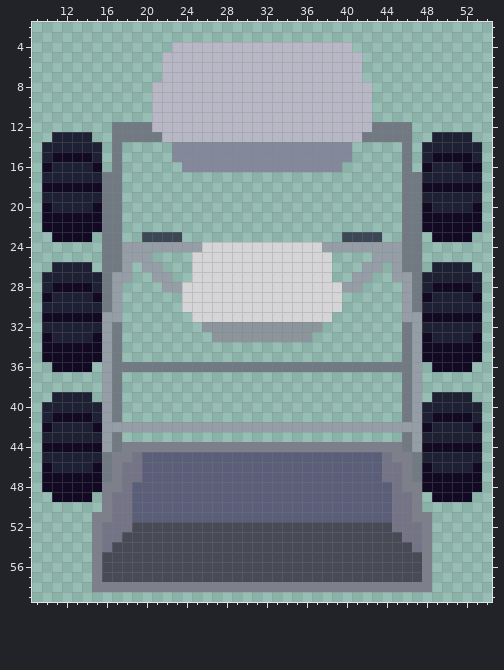
Edited in one commit: pixel-art sprite (assets/PlayerUD.png). Above, as it was before the edit.
The file is 64x64 pixels. Shown: x 9..54, y 2..59.
And afterwards:
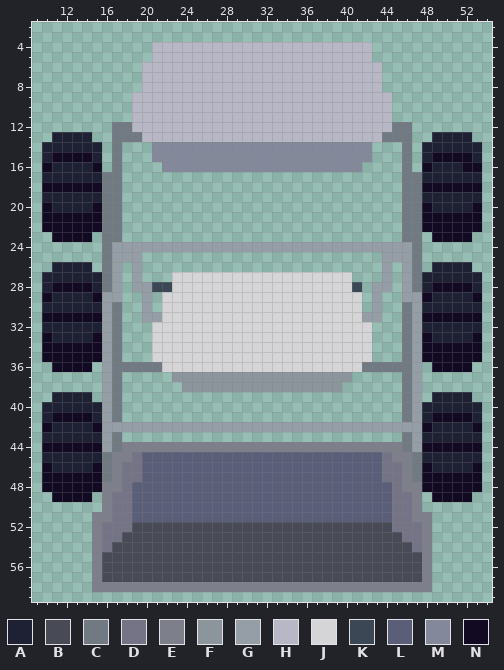
Palette (. is transparent): A #1e2033  B #484a56  C #717a83  D #757487  E #7d7f8b  F #8b959b  G #959ea6  H #b7b7c5  J #d5d5d7  K #3b4755  L #5a5e79  M #83899b  N #120a23
From the commit log: edited player sprite, some more difficulty scaling
What changed:
{"y":4,"x":21,"old":"..","new":"HH"}
{"y":4,"x":41,"old":"..","new":"HH"}
{"y":5,"x":21,"old":".","new":"H"}
{"y":5,"x":42,"old":".","new":"H"}
{"y":6,"x":20,"old":"..","new":"HH"}
{"y":6,"x":42,"old":"..","new":"HH"}
{"y":7,"x":20,"old":"..","new":"HH"}
{"y":7,"x":42,"old":"..","new":"HH"}
{"y":8,"x":20,"old":".","new":"H"}
{"y":8,"x":43,"old":".","new":"H"}
{"y":9,"x":19,"old":"..","new":"HH"}
{"y":9,"x":43,"old":"..","new":"HH"}
{"y":10,"x":19,"old":"..","new":"HH"}
{"y":10,"x":43,"old":"..","new":"HH"}
{"y":11,"x":19,"old":"..","new":"HH"}
{"y":11,"x":43,"old":"..","new":"HH"}
{"y":12,"x":19,"old":"CC","new":"HH"}
{"y":12,"x":43,"old":"CC","new":"HH"}
{"y":13,"x":20,"old":"CC","new":"HH"}
{"y":13,"x":42,"old":"CC","new":"HH"}
{"y":14,"x":21,"old":"..","new":"MM"}
{"y":14,"x":41,"old":"..","new":"MM"}
{"y":15,"x":21,"old":"..","new":"MM"}
{"y":15,"x":41,"old":"..","new":"MM"}
{"y":16,"x":22,"old":"..","new":"MM"}
{"y":16,"x":40,"old":"..","new":"MM"}
{"y":23,"x":20,"old":"KKKK","new":"...."}
{"y":23,"x":40,"old":"KKKK","new":"...."}
{"y":24,"x":17,"old":"C","new":"G"}
{"y":24,"x":26,"old":"JJJJJJJJJJJJ","new":"GGGGGGGGGGGG"}
{"y":24,"x":46,"old":"C","new":"G"}
{"y":25,"x":17,"old":"C","new":"G"}
{"y":25,"x":20,"old":"G","new":"."}
{"y":25,"x":25,"old":"JJJJJJJJJJJJJJ","new":".............."}
{"y":25,"x":43,"old":"G","new":"."}
{"y":25,"x":46,"old":"C","new":"G"}
{"y":26,"x":17,"old":"CG.GG","new":"G.G.."}
{"y":26,"x":25,"old":"JJJJJJJJJJJJJJ","new":".............."}
{"y":26,"x":42,"old":"GG.GC","new":"..G.G"}
{"y":27,"x":18,"old":"G.","new":".G"}
{"y":27,"x":21,"old":"GG..","new":"..JJ"}
{"y":27,"x":39,"old":"..GG","new":"JJ.."}
{"y":27,"x":44,"old":".G","new":"G."}
{"y":28,"x":19,"old":"...GG","new":"GGKKJ"}
{"y":28,"x":40,"old":"GG","new":"JK"}
{"y":28,"x":43,"old":"..","new":"GG"}
{"y":29,"x":16,"old":"C","new":"G"}
{"y":29,"x":20,"old":".","new":"G"}
{"y":29,"x":22,"old":"..","new":"JJ"}
{"y":29,"x":40,"old":"..","new":"JJ"}
{"y":29,"x":43,"old":".","new":"G"}
{"y":29,"x":47,"old":"C","new":"G"}
{"y":30,"x":16,"old":"CG","new":"GC"}
{"y":30,"x":20,"old":".","new":"G"}
{"y":30,"x":22,"old":"..","new":"JJ"}
{"y":30,"x":40,"old":"..","new":"JJ"}
{"y":30,"x":43,"old":".","new":"G"}
{"y":30,"x":46,"old":"GC","new":"CG"}
{"y":31,"x":17,"old":"G","new":"C"}
{"y":31,"x":20,"old":".....","new":"GGJJJ"}
{"y":31,"x":39,"old":".....","new":"JJJGG"}
{"y":31,"x":46,"old":"G","new":"C"}
{"y":32,"x":21,"old":".....FFFFFFFFFFFF.....","new":"JJJJJJJJJJJJJJJJJJJJJJ"}
{"y":33,"x":21,"old":"......FFFFFFFFFF......","new":"JJJJJJJJJJJJJJJJJJJJJJ"}
{"y":34,"x":21,"old":"......................","new":"JJJJJJJJJJJJJJJJJJJJJJ"}
{"y":35,"x":21,"old":"......................","new":"JJJJJJJJJJJJJJJJJJJJJJ"}
{"y":36,"x":22,"old":"CCCCCCCCCCCCCCCCCCCC","new":"JJJJJJJJJJJJJJJJJJJJ"}
{"y":37,"x":23,"old":"..................","new":"FFFFFFFFFFFFFFFFFF"}
{"y":38,"x":24,"old":"................","new":"FFFFFFFFFFFFFFFF"}
